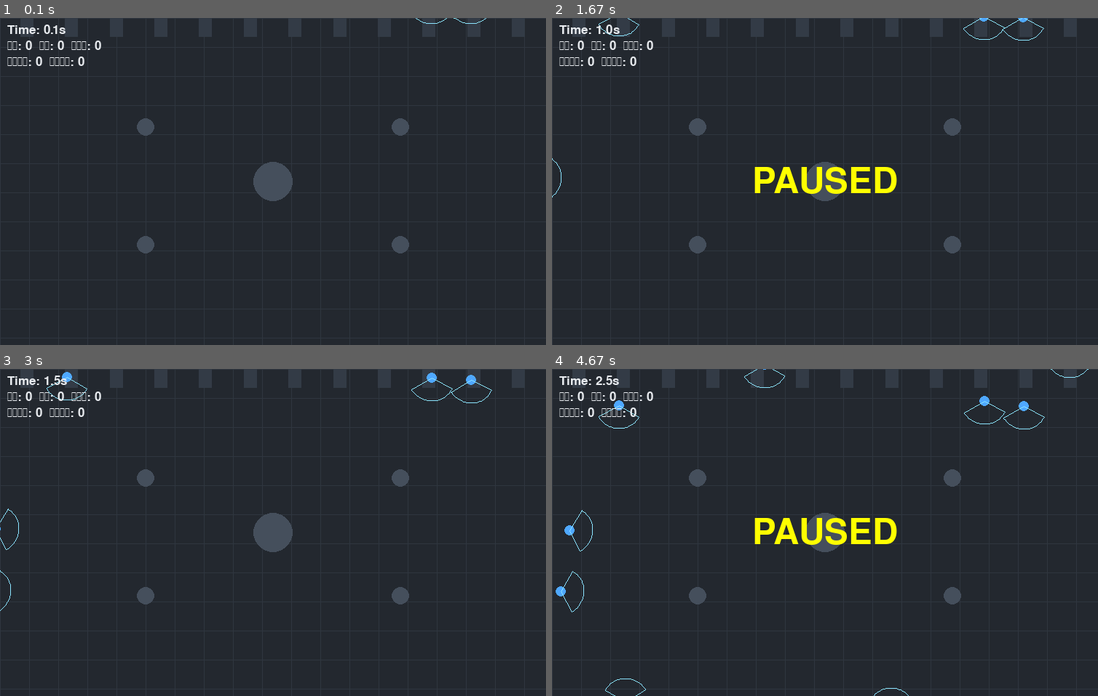
Above: before the commit, frames 1-4 (two rows, left to right).
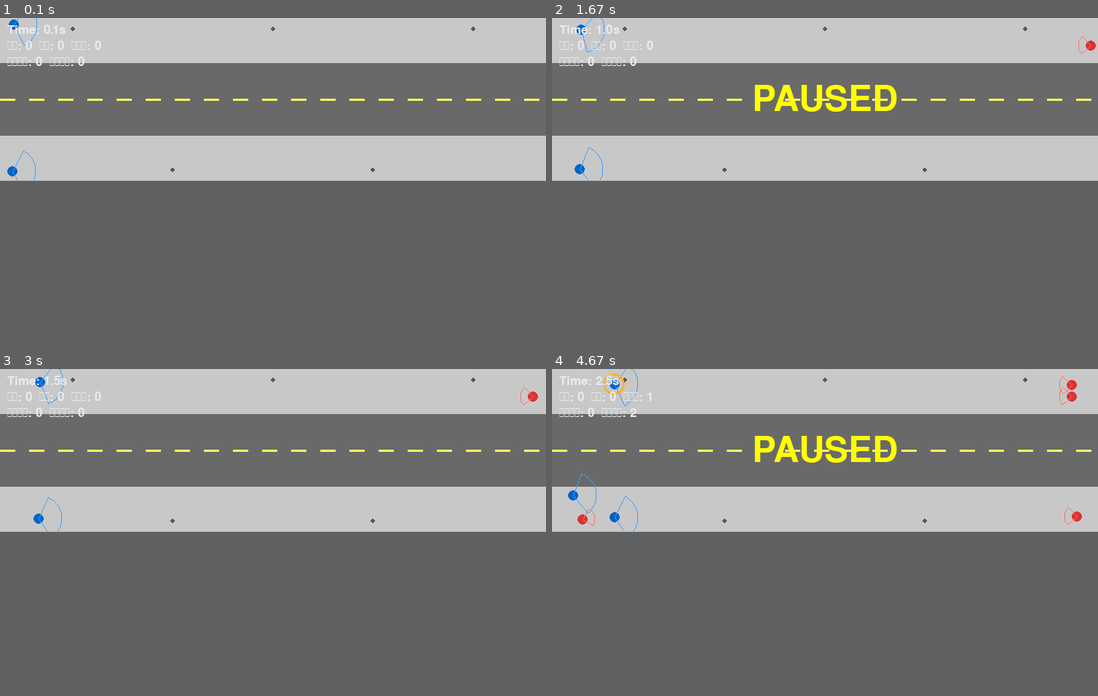
Above: after the commit, the same moments.

Repository: jyouhou291/pygame_simu
Game: pygame game, started from simulation.py
The game is run twice, just before and just after one commit, with the same random seed, the same clock (stepped at 60 frames per second) and the same inputs.
Inputs:
- Up to frame 1 (0.1 s): no input
- Up to frame 2 (1.67 s): tap Space at 0.33, 0.73, 1.03, 1.23, 1.57 s
- Up to frame 3 (3 s): tap Space at 1.87, 2.07, 2.37, 2.63, 2.97 s
- Up to frame 4 (4.67 s): tap Space at 3.27, 3.4, 3.8, 4.1, 4.47 s
In our replay, the window is 750x450 before the commit and 750x225 after it. These sizes can differ from the game's own. Grey fills any space a smaller window leaves; there, only what the larger window draws over its background counts as a difference.

The runs differ from the first frame. In frame 1, 50% of the frame differs, in the area x 0-100%, y 0-72%; in frame 2, 51%; in frame 3, 50%; in frame 4, 51%, in the area x 0-100%, y 0-100%.

Commit message:
v18.0: 舞台を駅コンコースから元の歩道に戻す（視覚的わかりやすさ優先）
- 「危険性がひと目でわかるものがいい」という要望により、舞台をコンコース
  から元の歩道（対向2車線のすれ違い）に戻した
- v17.0で追加した検出機能（柱・什器への接触、よろめき、ニアミス、注意
  ラプス、実測値ベースのパラメータ）はすべて維持
- 障害物は駅の柱ではなく、歩道の建物側の端に寄せた街灯・標識ポールとして再配置
  （歩道の真ん中に置くと歩行スペースを塞ぎ渋滞の原因になっていたため）
- 駆動力の計算をgoal座標ベースからx方向のみの単純な方式に修正
  （goalのy成分が回避行動と競合し不要な膠着を招いていた副作用を解消）
- 通常密度での渋滞傾向はオリジナルコードにも存在する特性であることを
  そのまま(改変前バージョンとの比較で)確認済み。回帰ではない

Diff:
--- a/simulation.py
+++ b/simulation.py
@@ -1,11 +1,17 @@
 # =============================================================================
-# 歩きスマホ行動シミュレーション (v17.0 - Simulation Engine)
+# 歩きスマホ行動シミュレーション (v18.0 - Simulation Engine)
 #
-# v17.0 での変更点（駅コンコース版への改訂）:
-#   - 舞台を「歩道+車道」から「駅コンコース」に変更（改札12ヶ所、柱・キオス
-#     クの障害物を追加、4方向（改札⇔ホーム縦方向／売店・別ホームへの横方向）
-#     の人流に対応）
-#   - 柱・什器への接触を独立イベントとして検出（歩きスマホの典型的な事故）
+# v17.0 → v18.0 での変更点:
+#   舞台をいったん駅コンコースへ変更したが、「危険性がひと目で視覚的に
+#   わかるものがいい」というご要望により、より単純で読み取りやすい**元の
+#   歩道（二方向のすれ違い）シナリオに戻した**。歩道の対向流は「1人1人の
+#   接近・衝突が追いやすい」という利点がある。v17.0で追加した検出機能
+#   （柱・什器への接触、よろめき、ニアミス、注意ラプス、実測値ベースの
+#   パラメータ）はそのまま維持し、障害物は駅の柱ではなく歩道上の
+#   街灯・標識ポールとして再配置した。
+#
+# v17.0 で追加した内容（維持）:
+#   - 柱・什器（街灯・標識）への接触を独立イベントとして検出（歩きスマホの典型的な事故）
 #   - 「よろめき（転倒リスク）」を、他者との衝突や回避操舵とは無関係な
 #     ゆらぎ力（歩行リズムの乱れ）の指数移動平均から検出
 #   - 「注意ラプス」（画面に視線が固定され、前方も含め周囲を一切見ていない
@@ -53,12 +59,9 @@
 # --- 定数・設定クラス ---
 @dataclass
 class Config:
-    # --- 駅コンコース空間の定義 ---
-    WIDTH_M: float = 30.0
-    HEIGHT_M: float = 18.0
-    GATE_COUNT: int = 12
-    OBSTACLES: tuple = ((8.0, 6.0, 0.5), (22.0, 6.0, 0.5), (8.0, 12.5, 0.5),
-                         (22.0, 12.5, 0.5), (15.0, 9.0, 1.1))  # 柱4本+中央キオスク
+    # --- 歩道空間の定義（二方向のすれ違い） ---
+    WIDTH_M: float = 30.0; SIDEWALK_HEIGHT_M: float = 2.5; ROAD_HEIGHT_M: float = 4.0
+    LAMPPOST_RADIUS_M: float = 0.15  # 街灯・標識ポール（障害物）の太さ
 
     AGENT_RADIUS_M: float = 0.3; V0_MEAN: float = 1.3; V0_STD: float = 0.2; MAX_SPEED_M_S: float = 2.2
     REACTION_TIME_DEFAULT_S: float = 0.2; REACTION_TIME_PHONE_S: float = 0.556  # 出典[4]
@@ -92,19 +95,27 @@
     NEAR_MISS_FACTOR: float = 1.6          # 半径の和のこの倍数まで近づいたら「ニアミス」
 
     M_TO_PX: int = 25; FOV_VIS_RADIUS_M: float = 1.0
-    FLOOR_COLOR: tuple = (35, 40, 47); FLOOR_LINE_COLOR: tuple = (47, 54, 63)
-    GATE_COLOR: tuple = (51, 59, 70); OBSTACLE_COLOR: tuple = (69, 79, 92)
-    AGENT_COLOR: tuple = (79, 168, 255); AGENT_PHONE_COLOR: tuple = (255, 77, 77)
+    SIDEWALK_COLOR: tuple = (200, 200, 200); ROAD_COLOR: tuple = (105, 105, 105); LINE_COLOR: tuple = (255, 255, 100)
+    OBSTACLE_COLOR: tuple = (90, 90, 90)
+    AGENT_COLOR: tuple = (0, 100, 200); AGENT_PHONE_COLOR: tuple = (220, 50, 50)
     COLLISION_MARKER_COLOR: tuple = (255, 59, 48)
     OBSTACLE_MARKER_COLOR: tuple = (255, 176, 32)
     STUMBLE_MARKER_COLOR: tuple = (176, 125, 255)
+    TOTAL_HEIGHT_M: float = field(init=False)
     WIDTH_PX: int = field(init=False); HEIGHT_PX: int = field(init=False)
-    GATE_XS_M: tuple = field(init=False)
+    OBSTACLES: tuple = field(init=False)  # 歩道上の街灯・標識ポール
 
     def __post_init__(self):
+        self.TOTAL_HEIGHT_M = 2 * self.SIDEWALK_HEIGHT_M + self.ROAD_HEIGHT_M
         self.WIDTH_PX = int(self.WIDTH_M * self.M_TO_PX)
-        self.HEIGHT_PX = int(self.HEIGHT_M * self.M_TO_PX)
-        self.GATE_XS_M = tuple(np.linspace(1.5, self.WIDTH_M - 1.5, self.GATE_COUNT))
+        self.HEIGHT_PX = int(self.TOTAL_HEIGHT_M * self.M_TO_PX)
+        # 街灯・標識ポールは歩道の建物側の端に寄せて配置する（歩道の真ん中に
+        # 置くと歩行スペースの大半を塞いでしまい、不自然な渋滞の原因になる）
+        top_y = self.SIDEWALK_HEIGHT_M * 0.25
+        bottom_y = self.SIDEWALK_HEIGHT_M + self.ROAD_HEIGHT_M + self.SIDEWALK_HEIGHT_M * 0.75
+        xs = np.linspace(4.0, self.WIDTH_M - 4.0, 5)
+        self.OBSTACLES = tuple((float(x), top_y, self.LAMPPOST_RADIUS_M) for x in xs[::2]) + \
+                          tuple((float(x), bottom_y, self.LAMPPOST_RADIUS_M) for x in xs[1::2])
 
 
 # --- エージェントクラス ---
@@ -172,7 +183,7 @@
         self.rng = np.random.default_rng(args.seed)  # 修正: seed未指定なら毎回変化する
         pygame.init()
         self.screen = pygame.display.set_mode((self.config.WIDTH_PX, self.config.HEIGHT_PX))
-        pygame.display.set_caption("歩きスマホ行動シミュレーション（駅コンコース）")
+        pygame.display.set_caption("歩きスマホ行動シミュレーション")
         self.font = pygame.font.Font(None, 26); self.big_font = pygame.font.Font(None, 72)
         self.clock = pygame.time.Clock(); self.dt = 1.0 / 60.0
         self.is_running = True; self.sim_time = 0.0; self.is_paused = False
@@ -185,35 +196,37 @@
         self.phone_user_total_stumbles = 0; self.normal_user_total_stumbles = 0
         self.collision_markers = []
         self.ongoing_collisions = set(); self.ongoing_near = set(); self.ongoing_obstacle = set()
-
-    # -------------------- スポーン（駅コンコースの4方向流動） --------------------
+        self._define_walkable_areas()
+
+    def _define_walkable_areas(self):
+        self.sidewalk_top_y_range_m = (0.0, self.config.SIDEWALK_HEIGHT_M)
+        self.sidewalk_bottom_y_range_m = (self.config.SIDEWALK_HEIGHT_M + self.config.ROAD_HEIGHT_M,
+                                           self.config.TOTAL_HEIGHT_M)
+
+    def _y_range_for(self, y: float):
+        return self.sidewalk_top_y_range_m if y < self.config.TOTAL_HEIGHT_M / 2 else self.sidewalk_bottom_y_range_m
+
+    # -------------------- スポーン（歩道の二方向すれ違い） --------------------
     def _spawn_pedestrian(self):
         if self.rng.random() >= self.args.spawn_rate * self.dt:
             return
-        flow = self.rng.choice(["down", "up", "left", "right"], p=[0.37, 0.37, 0.13, 0.13])
-        gx = float(self.rng.choice(self.config.GATE_XS_M))
-        W, H = self.config.WIDTH_M, self.config.HEIGHT_M
-        if flow == "down":
-            pos = np.array([gx + self.rng.uniform(-0.5, 0.5), -1.0])
-            goal = np.array([gx + self.rng.uniform(-1, 1), H + 6])
-        elif flow == "up":
-            pos = np.array([gx + self.rng.uniform(-0.5, 0.5), H + 1.0])
-            goal = np.array([gx, -6.0])
-        elif flow == "right":
-            pos = np.array([-1.0, self.rng.uniform(2.0, H - 2.0)])
-            goal = np.array([W + 6, pos[1] + self.rng.uniform(-1.5, 1.5)])
+        direction = 1 if self.rng.random() < 0.5 else -1
+        y_range = self.sidewalk_top_y_range_m if self.rng.random() < 0.5 else self.sidewalk_bottom_y_range_m
+        r = self.config.AGENT_RADIUS_M
+        if direction == 1:
+            pos_x = self.rng.uniform(r, r * 3)
         else:
-            pos = np.array([W + 1.0, self.rng.uniform(2.0, H - 2.0)])
-            goal = np.array([-6.0, pos[1] + self.rng.uniform(-1.5, 1.5)])
-
-        if any(np.linalg.norm(pos - a.pos) < 2 * self.config.AGENT_RADIUS_M for a in self.agents):
+            pos_x = self.rng.uniform(self.config.WIDTH_M - r * 3, self.config.WIDTH_M - r)
+        pos = np.array([pos_x, self.rng.uniform(y_range[0] + r, y_range[1] - r)])
+        goal = np.array([(self.config.WIDTH_M + 6.0) if direction == 1 else -6.0, pos[1]])
+
+        if any(np.linalg.norm(pos - a.pos) < 2 * r for a in self.agents):
             return
         v0 = self.rng.normal(self.config.V0_MEAN, self.config.V0_STD)
-        heading = (goal - pos) / max(np.linalg.norm(goal - pos), 1e-6)
         self.agents.append(Pedestrian(
             id=self.next_agent_id, config=self.config,
             phone_user=self.rng.random() < self.args.p_phone,
-            pos=pos, vel=heading * v0 * 0.5, v0=v0, goal=goal, spawn_time=self.sim_time,
+            pos=pos, vel=np.array([v0 * direction * 0.5, 0.0]), v0=v0, goal=goal, spawn_time=self.sim_time,
         ))
         self.next_agent_id += 1
 
@@ -335,12 +348,20 @@
                     self.normal_user_total_stumbles += 1
                 self.collision_markers.append(("stumble", agent.pos.copy(), self.sim_time, agent.phone_user))
 
-            to_goal = agent.goal - agent.pos
-            dist_goal = max(np.linalg.norm(to_goal), 1e-6)
-            e0 = to_goal / dist_goal
+            # 駆動力の向きは「x方向にゴールへ向かう」だけにする（y成分を
+            # 含めると、回避行動で上下にずれた分を元のyへ引き戻そうとする
+            # 力が働いてしまい、回避操舵と競合して渋滞・膠着を起こすため）
+            e0 = np.array([1.0 if agent.goal[0] >= agent.pos[0] else -1.0, 0.0])
             v_desired_vec = e0 * agent.v_desired_magnitude * speed_dampening_factor
             f_drive = (v_desired_vec - agent.vel) / self.config.RELAXATION_TIME_TAU_S
-            forces[agent.id] = f_drive + f_avoid + f_obs + f_fluct
+
+            # --- 歩道の境界（車道側へはみ出さないようにする壁の反発力） ---
+            y_range = self._y_range_for(agent.pos[1])
+            f_wall = np.array([0.0,
+                                self.config.OBSTACLE_REPULSION_A * np.exp((agent.radius - (agent.pos[1] - y_range[0])) / self.config.OBSTACLE_REPULSION_B)
+                                - self.config.OBSTACLE_REPULSION_A * np.exp((agent.radius - (y_range[1] - agent.pos[1])) / self.config.OBSTACLE_REPULSION_B)])
+
+            forces[agent.id] = f_drive + f_avoid + f_obs + f_wall + f_fluct
 
         for agent in self.agents:
             agent.vel += forces[agent.id] * self.dt
@@ -348,6 +369,8 @@
             if speed > self.config.MAX_SPEED_M_S:
                 agent.vel *= self.config.MAX_SPEED_M_S / speed
             agent.pos += agent.vel * self.dt
+            y_range = self._y_range_for(agent.pos[1])
+            agent.pos[1] = np.clip(agent.pos[1], y_range[0] + agent.radius, y_range[1] - agent.radius)
 
         self.ongoing_collisions = current_frame_overlaps
         self.ongoing_near = current_frame_near
@@ -356,7 +379,7 @@
         margin = 6.0
         despawn_candidates = [a for a in self.agents if (self.sim_time - a.spawn_time > 1.0) and (
             a.pos[0] < -margin or a.pos[0] > self.config.WIDTH_M + margin or
-            a.pos[1] < -margin or a.pos[1] > self.config.HEIGHT_M + margin)]
+            a.pos[1] < -margin or a.pos[1] > self.config.TOTAL_HEIGHT_M + margin)]
         for agent in despawn_candidates:
             agent.exit_time = self.sim_time; self.completed_agents.append(agent)
             if agent.phone_user:
@@ -372,16 +395,15 @@
     # -------------------- 描画 --------------------
     def _draw(self):
         c = self.config
-        self.screen.fill(c.FLOOR_COLOR)
+        self.screen.fill(c.ROAD_COLOR)
+        pygame.draw.rect(self.screen, c.SIDEWALK_COLOR, pygame.Rect(0, 0, c.WIDTH_PX, int(c.SIDEWALK_HEIGHT_M * c.M_TO_PX)))
+        pygame.draw.rect(self.screen, c.SIDEWALK_COLOR, pygame.Rect(
+            0, int((c.SIDEWALK_HEIGHT_M + c.ROAD_HEIGHT_M) * c.M_TO_PX), c.WIDTH_PX, int(c.SIDEWALK_HEIGHT_M * c.M_TO_PX)))
+        center_y = int(c.TOTAL_HEIGHT_M / 2 * c.M_TO_PX)
         for x in range(0, c.WIDTH_PX, 40):
-            pygame.draw.line(self.screen, c.FLOOR_LINE_COLOR, (x, 0), (x, c.HEIGHT_PX), 1)
-        for y in range(0, c.HEIGHT_PX, 40):
-            pygame.draw.line(self.screen, c.FLOOR_LINE_COLOR, (0, y), (c.WIDTH_PX, y), 1)
-        for gx in c.GATE_XS_M:
-            px = int(gx * c.M_TO_PX)
-            pygame.draw.rect(self.screen, c.GATE_COLOR, pygame.Rect(px - 9, 0, 18, 26))
+            pygame.draw.line(self.screen, c.LINE_COLOR, (x, center_y), (x + 20, center_y), 3)
         for (ox, oy, orad) in c.OBSTACLES:
-            pygame.draw.circle(self.screen, c.OBSTACLE_COLOR, (int(ox * c.M_TO_PX), int(oy * c.M_TO_PX)), int(orad * c.M_TO_PX))
+            pygame.draw.circle(self.screen, c.OBSTACLE_COLOR, (int(ox * c.M_TO_PX), int(oy * c.M_TO_PX)), max(3, int(orad * c.M_TO_PX)))
 
         for agent in self.agents:
             agent.draw(self.screen, self.sim_time < agent.lapse_until)
@@ -454,7 +476,7 @@
 def main():
     parser = argparse.ArgumentParser()
     parser.add_argument('--p_phone', type=float, default=0.3)
-    parser.add_argument('--spawn_rate', type=float, default=1.5, help='駅コンコースを想定し既定値を引き上げ')
+    parser.add_argument('--spawn_rate', type=float, default=1.0)
     parser.add_argument('--speed', type=int, default=1, help='Simulation speed multiplier.')
     parser.add_argument('--seed', type=int, default=None, help='再現したい場合のみ指定。未指定なら毎回変化する。')
     sim = Simulation(parser.parse_args())
Not shown, changed: README.md
Not shown, changed: SPECIFICATION.md
